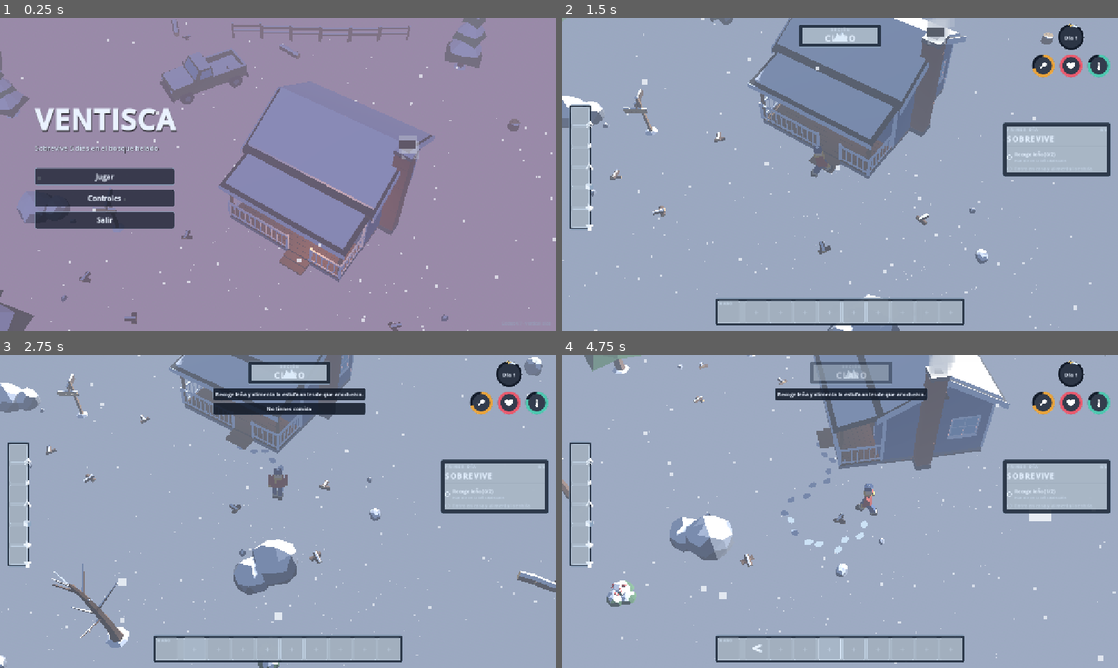
Above: before the commit, frames 1-4 (two rows, left to right).
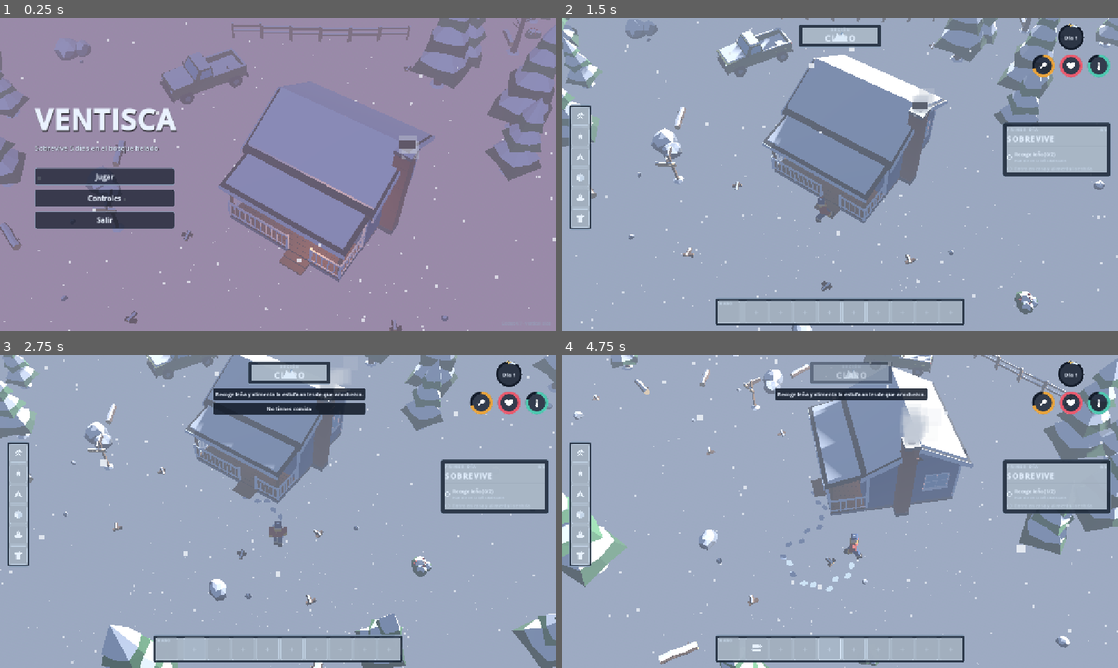
Above: after the commit, the same moments.

Repository: SrBatai/Quotas
Game: Godot game, scene res://scenes/main/main_menu.tscn
The game is run twice, just before and just after one commit, with the same random seed, the same clock (stepped at 60 frames per second) and the same inputs.
Inputs (mouse positions are in pixels of both pictures, inside the frame that each line leads up to):
- Up to frame 1 (0.25 s): no input
- Up to frame 2 (1.5 s): click "Jugar" at 0.5 s; tap Enter at 1.25 s; move the mouse to (728, 312) at 1.27 s; hold D (move_right) from 1.28 s (still down); hold Space (attack) from 1.28 s (still down); click (728, 312) at 1.42 s
- Up to frame 3 (2.75 s): move the mouse to (194, 649) at 2.02 s; release D (move_right) at 2.03 s; release Space (attack) at 2.03 s; hold S (move_back) from 2.03 s (still down); tap F (eat) at 2.1 s; click (194, 649) at 2.17 s
- Up to frame 4 (4.75 s): move the mouse to (778, 649) at 2.77 s; release S (move_back) at 2.78 s; hold D (move_right) 2.78-3.53 s; hold R (interact) 2.78-3.53 s; click (778, 649) at 2.92 s; move the mouse to (806, 649) at 3.52 s; hold W (move_forward) 3.53-4.28 s; click (806, 649) at 3.6 s; move the mouse to (828, 649) at 4.27 s; hold A (move_left) from 4.28 s (still down); hold Q (rotate_cam_left) from 4.28 s (still down); click (828, 649) at 4.42 s

The runs differ from the first frame. In frame 1, 4.0% of the frame differs, in the area x 0-100%, y 0-100%; in frame 2, 20%; in frame 3, 17%; in frame 4, 21%.

Commit message:
WIP: checkpoint game code and research in progress
Co-Authored-By: Claude Opus 5.5 <noreply@anthropic.com>
Claude-Session: https://claude.ai/code/session_01X31j4asUzccwM8XEVi5Qf2

Diff:
--- a/winter-survival/assets/icons/wood.svg
+++ b/winter-survival/assets/icons/wood.svg
@@ -1 +1 @@
-<svg xmlns="http://www.w3.org/2000/svg" width="64" height="64" viewBox="0 0 64 64" fill="#FFFFFF"><g transform="rotate(-20 32 32)"><rect x="10" y="22" width="44" height="12" rx="6"/><circle cx="54" cy="28" r="6" fill="#B8C4D3"/></g><g transform="rotate(20 32 40)"><rect x="10" y="34" width="44" height="12" rx="6"/><circle cx="54" cy="40" r="6" fill="#B8C4D3"/></g></svg>
+<svg xmlns="http://www.w3.org/2000/svg" width="64" height="64" viewBox="0 0 64 64" fill="#FFFFFF"><rect x="8" y="18" width="40" height="12" rx="6"/><circle cx="50" cy="24" r="7"/><circle cx="50" cy="24" r="3" fill="#8FA6C0"/><rect x="16" y="36" width="40" height="12" rx="6"/><circle cx="14" cy="42" r="7"/><circle cx="14" cy="42" r="3" fill="#8FA6C0"/></svg>
--- a/winter-survival/scripts/data/balance.gd
+++ b/winter-survival/scripts/data/balance.gd
@@ -45,12 +45,13 @@
 const AUTO_WALK_TIMEOUT := 8.0
 const CAMERA_PITCH_DEG := -52.0
 const CAMERA_YAW_DEG := 35.0
-const CAMERA_DIST := 22.0
-const CAMERA_DIST_MIN := 14.0
-const CAMERA_DIST_MAX := 30.0
-const CAMERA_FOV := 35.0
+const CAMERA_DIST := 27.0
+const CAMERA_DIST_MIN := 16.0
+const CAMERA_DIST_MAX := 38.0
+const CAMERA_FOV := 36.0
 const CAMERA_FOLLOW := 6.0
 const CAMERA_LOOKAHEAD := 1.5
+const CAMERA_FORWARD_OFFSET := 3.0
 const CAMERA_YAW_STEP := 45.0
 
 # --- fire ---
--- a/winter-survival/scripts/player/camera_rig.gd
+++ b/winter-survival/scripts/player/camera_rig.gd
@@ -51,7 +51,8 @@
 	if player == null:
 		return
 	var move_dir: Vector3 = player.get("move_dir") if player.get("move_dir") != null else Vector3.ZERO
-	var target := player.global_position + move_dir * Balance.CAMERA_LOOKAHEAD
+	var forward := Vector3(0, 0, -1).rotated(Vector3.UP, pivot.rotation.y)
+	var target := player.global_position + move_dir * Balance.CAMERA_LOOKAHEAD + forward * Balance.CAMERA_FORWARD_OFFSET
 	if not _snapped:
 		global_position = target
 		_snapped = true
--- a/winter-survival/scripts/ui/category_bar.gd
+++ b/winter-survival/scripts/ui/category_bar.gd
@@ -19,11 +19,14 @@
 		b.custom_minimum_size = Vector2(42, 42)
 		b.focus_mode = Control.FOCUS_NONE
 		b.tooltip_text = Recipes.TITLES[cat].capitalize()
-		var icon := UiIcons.make(Recipes.CATEGORY_ICONS[cat], 22, Color.WHITE)
-		icon.set_anchors_and_offsets_preset(Control.PRESET_CENTER)
-		icon.position = Vector2(10, 10)
-		icon.size = Vector2(22, 22)
-		b.add_child(icon)
+		var tex := UiIcons.tex(Recipes.CATEGORY_ICONS[cat])
+		if tex != null:
+			b.icon = tex
+			b.expand_icon = true
+			b.icon_alignment = HORIZONTAL_ALIGNMENT_CENTER
+			b.add_theme_constant_override("icon_max_width", 22)
+		else:
+			b.text = Recipes.TITLES[cat].substr(0, 1)
 		b.pressed.connect(func() -> void: category_pressed.emit(cat))
 		col.add_child(b)
 		_buttons[cat] = b
--- a/winter-survival/scripts/ui/region_banner.gd
+++ b/winter-survival/scripts/ui/region_banner.gd
@@ -23,14 +23,13 @@
 	_name_label.horizontal_alignment = HORIZONTAL_ALIGNMENT_CENTER
 	vb.add_child(_name_label)
 	var icon := UiIcons.make("mountain", 22, Color("#DCEBFA"))
-	icon.position = Vector2(-11, -14)
-	icon.size = Vector2(22, 22)
 	icon.set_anchors_preset(Control.PRESET_CENTER_TOP)
 	icon.offset_left = -11
 	icon.offset_right = 11
 	icon.offset_top = -13
 	icon.offset_bottom = 9
-	add_child(icon)
+	icon.grow_horizontal = Control.GROW_DIRECTION_BOTH
+	add_child.call_deferred(icon)
 	UiTheme.add_ice_edge(self)
 	modulate.a = 0.55
 	Events.region_changed.connect(show_region)
--- a/winter-survival/scripts/world/day_night.gd
+++ b/winter-survival/scripts/world/day_night.gd
@@ -38,8 +38,8 @@
 		sun.directional_shadow_split_1 = 0.35
 		sun.directional_shadow_fade_start = 0.85
 		sun.shadow_blur = 1.5
-		sun.shadow_bias = 0.05
-		sun.shadow_normal_bias = 1.5
+		sun.shadow_bias = 0.1
+		sun.shadow_normal_bias = 2.5
 	if moon != null:
 		moon.shadow_enabled = false
 		moon.light_color = Color("#7D9BD1")
--- a/winter-survival/scripts/world/scatter.gd
+++ b/winter-survival/scripts/world/scatter.gd
@@ -22,19 +22,21 @@
 	var pine_weights := {"pine_a": 0.5, "pine_b": 0.3, "pine_c": 0.2}
 	var placed_trees := 0
 	var attempts := 0
-	while placed_trees < 330 and attempts < 20000:
+	while placed_trees < 420 and attempts < 30000:
 		attempts += 1
-		var p := _sample(2.6, 11.5, true, true)
+		var p := _sample(2.4, 8.5, true, true)
 		if p == Vector2.INF:
 			continue
+		if _in_porch_wedge(p):
+			continue
 		var edge := maxf(absf(p.x), absf(p.y)) > 66.0
-		if not edge and _rng.randf() < 0.28:
-			continue  # thinner interior; ring stays dense
+		if not edge and _rng.randf() < 0.15:
+			continue  # slightly thinner interior; ring stays dense
 		_spawn_tree(_pick(pine_weights), p, _rng.randf_range(0.9, 1.15))
 		placed_trees += 1
 	for i in 40:
-		var p := _sample(2.2, 11.5, true, true)
-		if p != Vector2.INF:
+		var p := _sample(2.2, 9.0, true, true)
+		if p != Vector2.INF and not _in_porch_wedge(p):
 			_spawn_tree("dead_tree", p, _rng.randf_range(0.9, 1.15))
 	for i in 15:
 		var p := _sample(1.5, 9.0, true, false)
@@ -80,6 +82,11 @@
 		var p := _sample(1.5, 9.0, false, false)
 		if p != Vector2.INF:
 			_spawn_tree("fallen_log", p, 1.0)
+
+
+## Keeps the area in front of the porch (world +Z side of the cabin) open.
+func _in_porch_wedge(p: Vector2) -> bool:
+	return p.y > 1.0 and p.y < 16.0 and absf(p.x) < 7.0 + (p.y - 1.0) * 0.5
 
 
 func _pick(weights: Dictionary) -> String:
